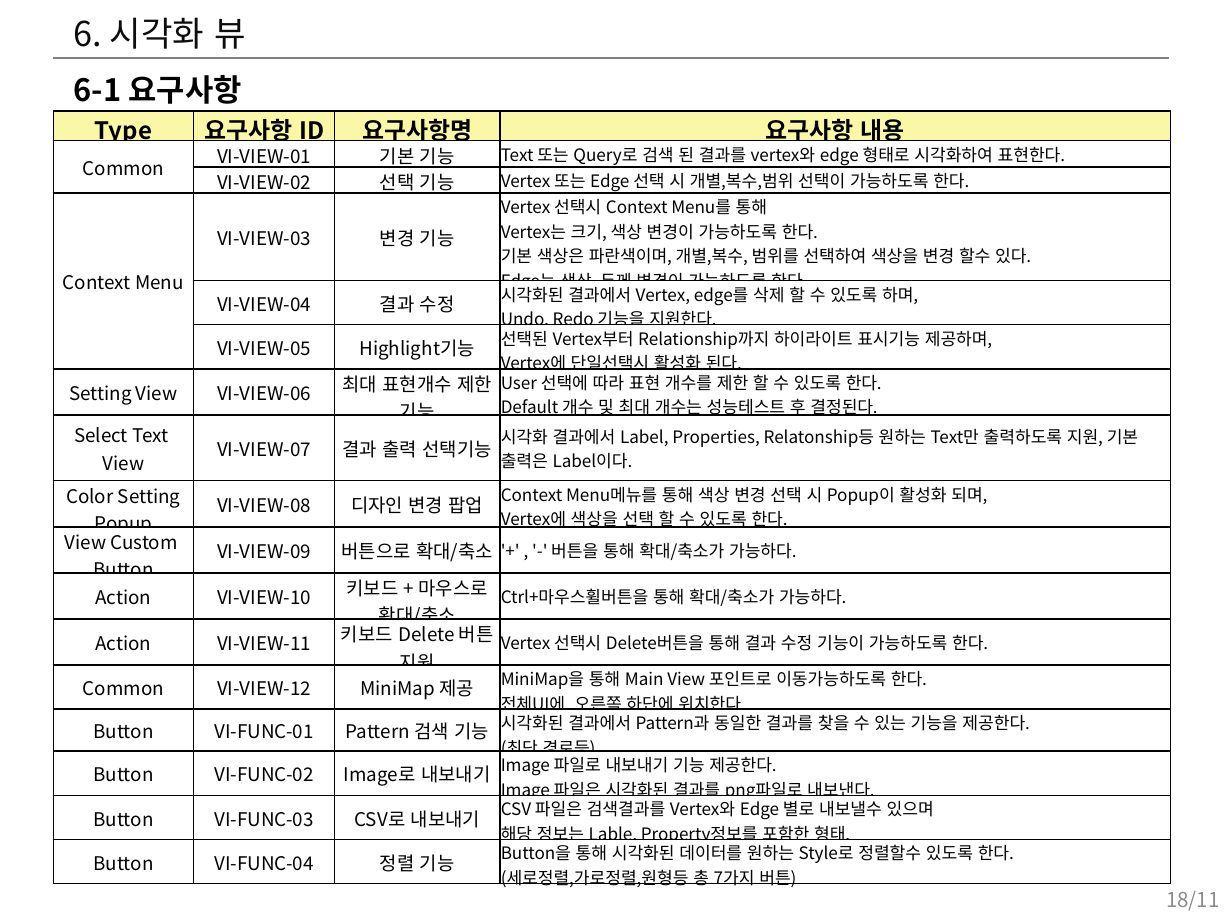
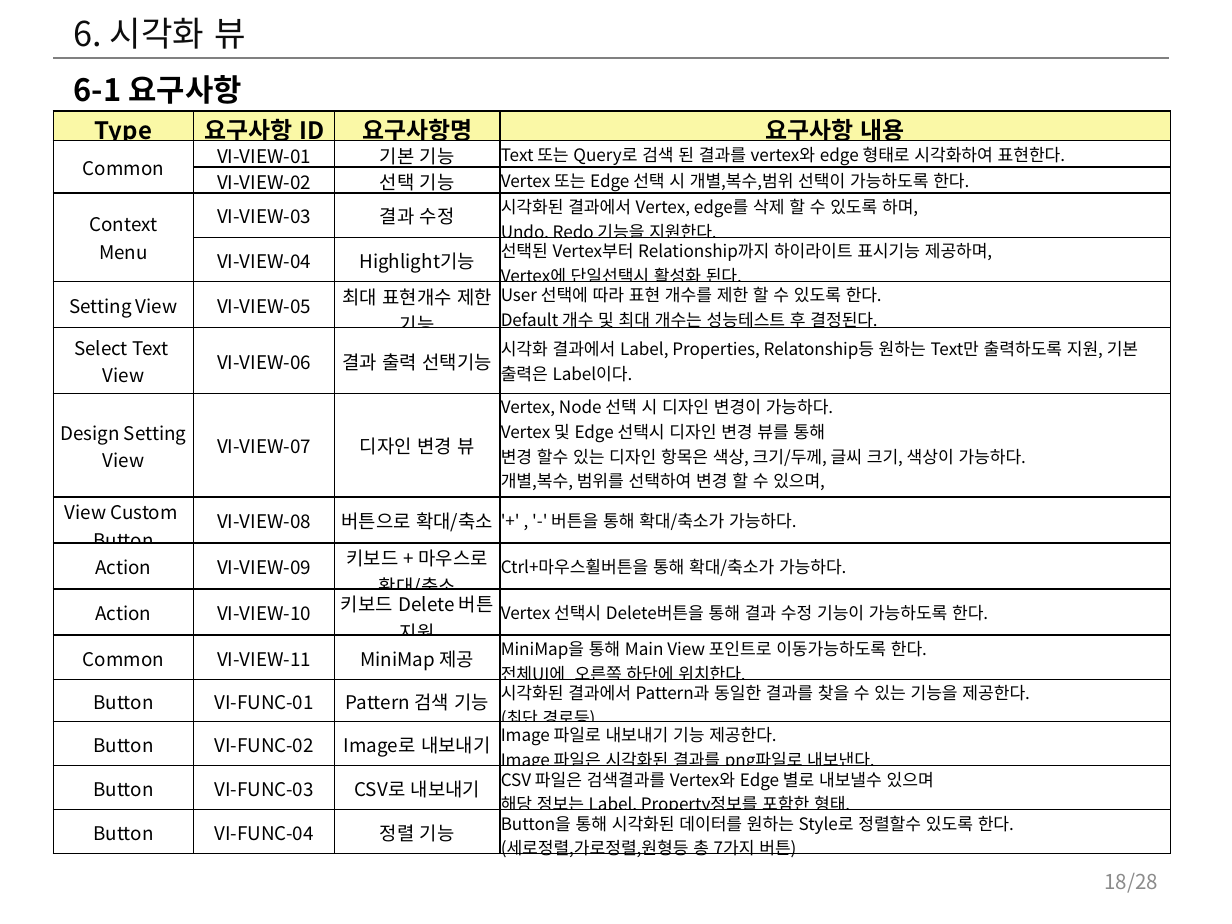
Before and after one commit to hwany7seo/gdbms_document, a slide deck: slide 18 of mockup/시각화도구_UI_UX_기획서.pptx. Drawn at 1232x924 pixels with LibreOffice and Linux fonts; fonts in the diff are those of the drawing. Boxes give left, top, right and bottom in pixels: in the first picture for what was removed or moved away, otherwise in the second. Text is boxed around its words. In the diff, an @@ line names an element or a change of style, - is before the commit and + after.

```diff
--- a/mockup/시각화도구_UI_UX_기획서.pptx
+++ b/mockup/시각화도구_UI_UX_기획서.pptx
@@ table at bbox=[53, 111, 1170, 861] @@
-row 4: Context Menu | VI-VIEW-03 | 변경 기능 | Vertex 선택시 Context Menu를 통해 Vertex는 크기, 색상 변경이 가능하도록 한다. 기본 색상은 파란색이며, 개별,복수, 범위를 선택하여 색상을 변경 할수 있다. Edge는 색상, 두께 변경이 가능하도록 한다.
-row 5:  | VI-VIEW-04 | 결과 수정 | 시각화된 결과에서 Vertex, edge를 삭제 할 수 있도록 하며, Undo, Redo 기능을 지원한다.
-row 6:  | VI-VIEW-05 | Highlight기능 | 선택된 Vertex부터 Relationship까지 하이라이트 표시기능 제공하며, Vertex에 단일선택시 활성화 된다.
-row 7: Setting View | VI-VIEW-06 | 최대 표현개수 제한 기능 | User 선택에 따라 표현 개수를 제한 할 수 있도록 한다. Default 개수 및 최대 개수는 성능테스트 후 결정된다.
-row 8: Select Text / View | VI-VIEW-07 | 결과 출력 선택기능 | 시각화 결과에서 Label, Properties, Relatonship등 원하는 Text만 출력하도록 지원, 기본 출력은 Label이다.
-row 9: Color Setting / Popup | VI-VIEW-08 | 디자인 변경 팝업 | Context Menu메뉴를 통해 색상 변경 선택 시 Popup이 활성화 되며, Vertex에 색상을 선택 할 수 있도록 한다.
-row 10: View Custom / Button | VI-VIEW-09 | 버튼으로 확대/축소 | '+' , '-' 버튼을 통해 확대/축소가 가능하다.
-row 11: Action | VI-VIEW-10 | 키보드 + 마우스로 확대/축소 | Ctrl+마우스휠버튼을 통해 확대/축소가 가능하다.
-row 12: Action | VI-VIEW-11 | 키보드 Delete 버튼 지원 | Vertex 선택시 Delete버튼을 통해 결과 수정 기능이 가능하도록 한다.
-row 13: Common | VI-VIEW-12 | MiniMap 제공 | MiniMap을 통해 Main View 포인트로 이동가능하도록 한다. 전체UI에 오른쪽 하단에 위치한다.
+row 4: Context Menu | VI-VIEW-03 | 결과 수정 | 시각화된 결과에서 Vertex, edge를 삭제 할 수 있도록 하며, Undo, Redo 기능을 지원한다.
+row 5:  | VI-VIEW-04 | Highlight기능 | 선택된 Vertex부터 Relationship까지 하이라이트 표시기능 제공하며, Vertex에 단일선택시 활성화 된다.
+row 6: Setting View | VI-VIEW-05 | 최대 표현개수 제한 기능 | User 선택에 따라 표현 개수를 제한 할 수 있도록 한다. Default 개수 및 최대 개수는 성능테스트 후 결정된다.
+row 7: Select Text / View | VI-VIEW-06 | 결과 출력 선택기능 | 시각화 결과에서 Label, Properties, Relatonship등 원하는 Text만 출력하도록 지원, 기본 출력은 Label이다.
+row 8: Design Setting / View | VI-VIEW-07 | 디자인 변경 뷰 | Vertex, Node 선택 시 디자인 변경이 가능하다. / Vertex 및 Edge 선택시 디자인 변경 뷰를 통해 / 변경 할수 있는 디자인 항목은 색상, 크기/두께, 글씨 크기, 색상이 가능하다. / 개별,복수, 범위를 선택하여 변경 할 수 있으며, / Vertex 기본 색상은 파란색이며, Edge는 검은색이다. 크기 기본값은 추후 정해진다.
+row 9: View Custom / Button | VI-VIEW-08 | 버튼으로 확대/축소 | '+' , '-' 버튼을 통해 확대/축소가 가능하다.
+row 10: Action | VI-VIEW-09 | 키보드 + 마우스로 확대/축소 | Ctrl+마우스휠버튼을 통해 확대/축소가 가능하다.
+row 11: Action | VI-VIEW-10 | 키보드 Delete 버튼 지원 | Vertex 선택시 Delete버튼을 통해 결과 수정 기능이 가능하도록 한다.
+row 12: Common | VI-VIEW-11 | MiniMap 제공 | MiniMap을 통해 Main View 포인트로 이동가능하도록 한다. 전체UI에 오른쪽 하단에 위치한다.
-row 15, column 4: CSV 파일은 검색결과를 Vertex와 Edge 별로 내보낼수 있으며 해당 정보는 Lable, Property정보를 포함한 형태.
+row 15, column 4: CSV 파일은 검색결과를 Vertex와 Edge 별로 내보낼수 있으며 해당 정보는 Label, Property정보를 포함한 형태.
@@ page number at bbox=[1104, 873, 1158, 893]: text changed @@
-18/11
+18/28
```
Also in this commit, not shown: 16 other slides changed, 4 slides added, 20 other files.
